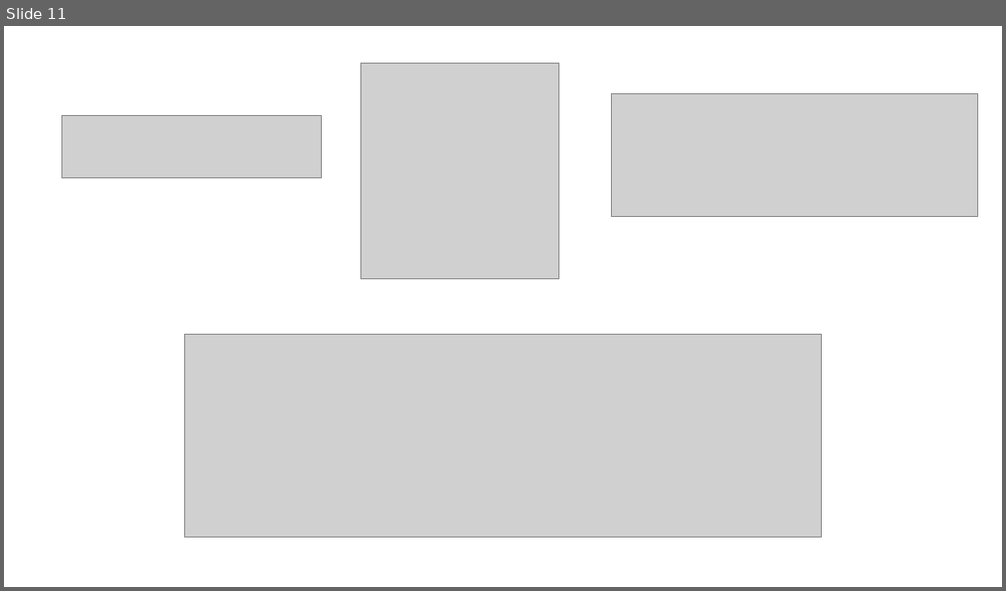
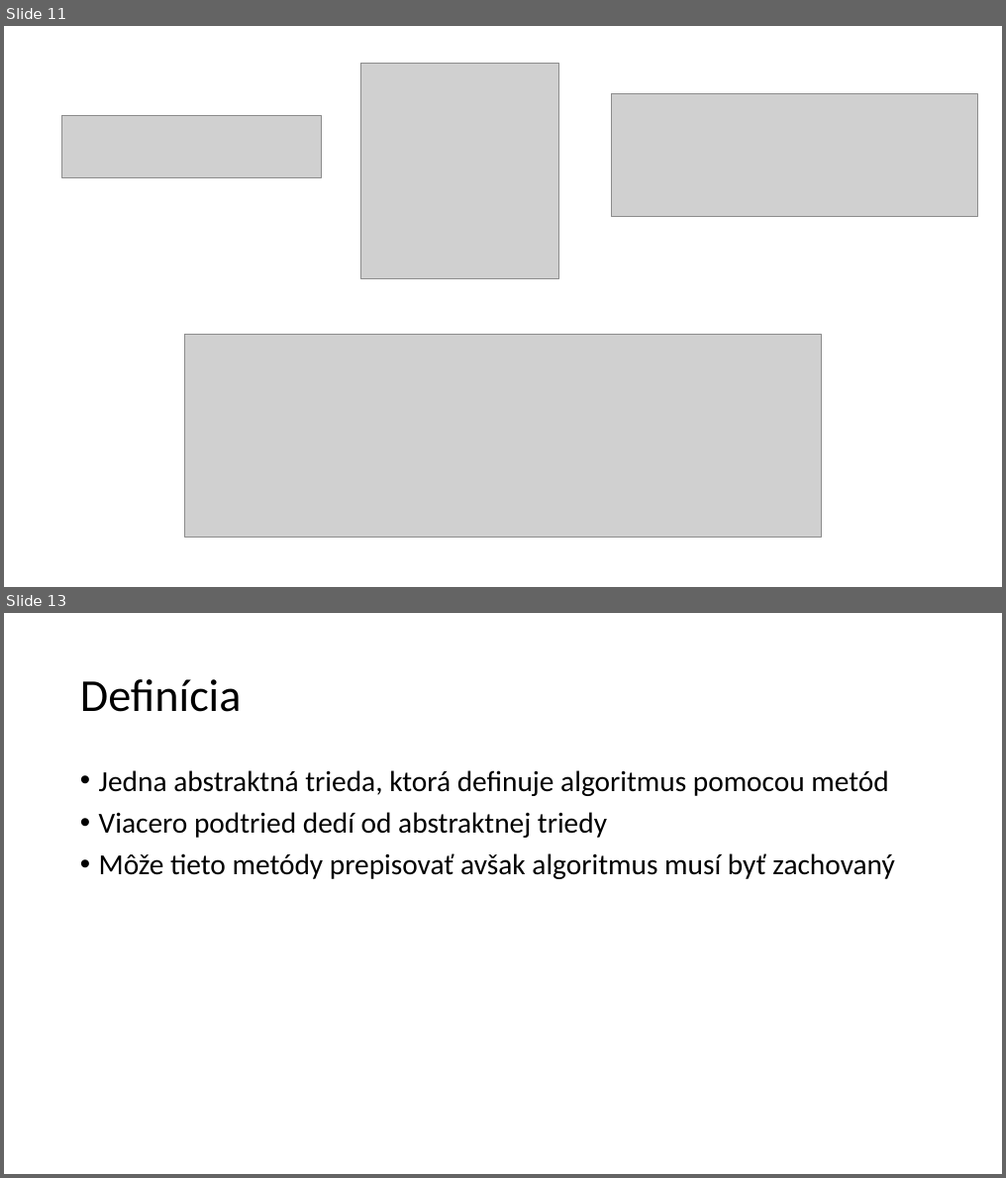
Before and after one commit to alco139/asos, a slide deck: Prezentacia.pptx. Shown one above the other, each under a label of ours: slide 11 before the commit, slides 11 and 13 after it; the slides between them are not shown. The pictures are 1006x591 and 1006x1178 pixels, drawn with LibreOffice and Linux fonts; fonts in the diff are those of the drawing; grey boxes stand for pictures. Boxes give left, top, right and bottom in pixels: in the first picture for what was removed or moved away, otherwise in the second. Text is boxed around its words. In the diff, an @@ line names an element or a change of style, - is before the commit and + after.

```diff
--- a/Prezentacia.pptx
+++ b/Prezentacia.pptx
@@ slide 13 added at <box>4,613,1002,1174</box>, background #FFFFFF @@
@@ title added at <box>80,679,242,712</box>, 44 pt, text #000000 @@
+Definícia
@@ text added at <box>99,770,894,879</box>, 28 pt, text #000000 @@
+• Jedna abstraktná trieda, ktorá definuje algoritmus pomocou metód
+• Viacero podtried dedí od abstraktnej triedy
+• Môže tieto metódy prepisovať avšak algoritmus musí byť zachovaný
```
Also in this commit, not shown: 5 other slides added.
